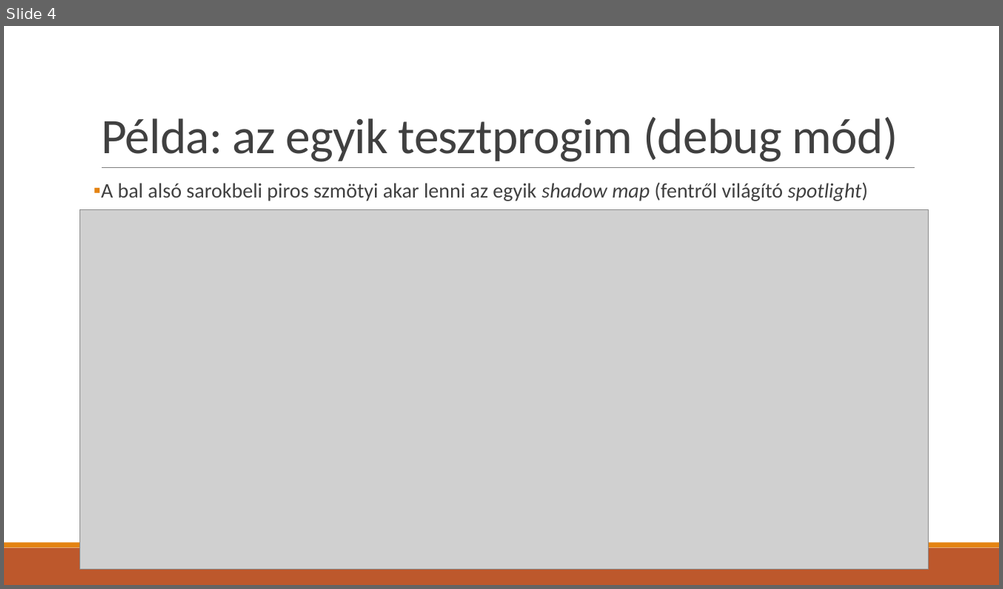
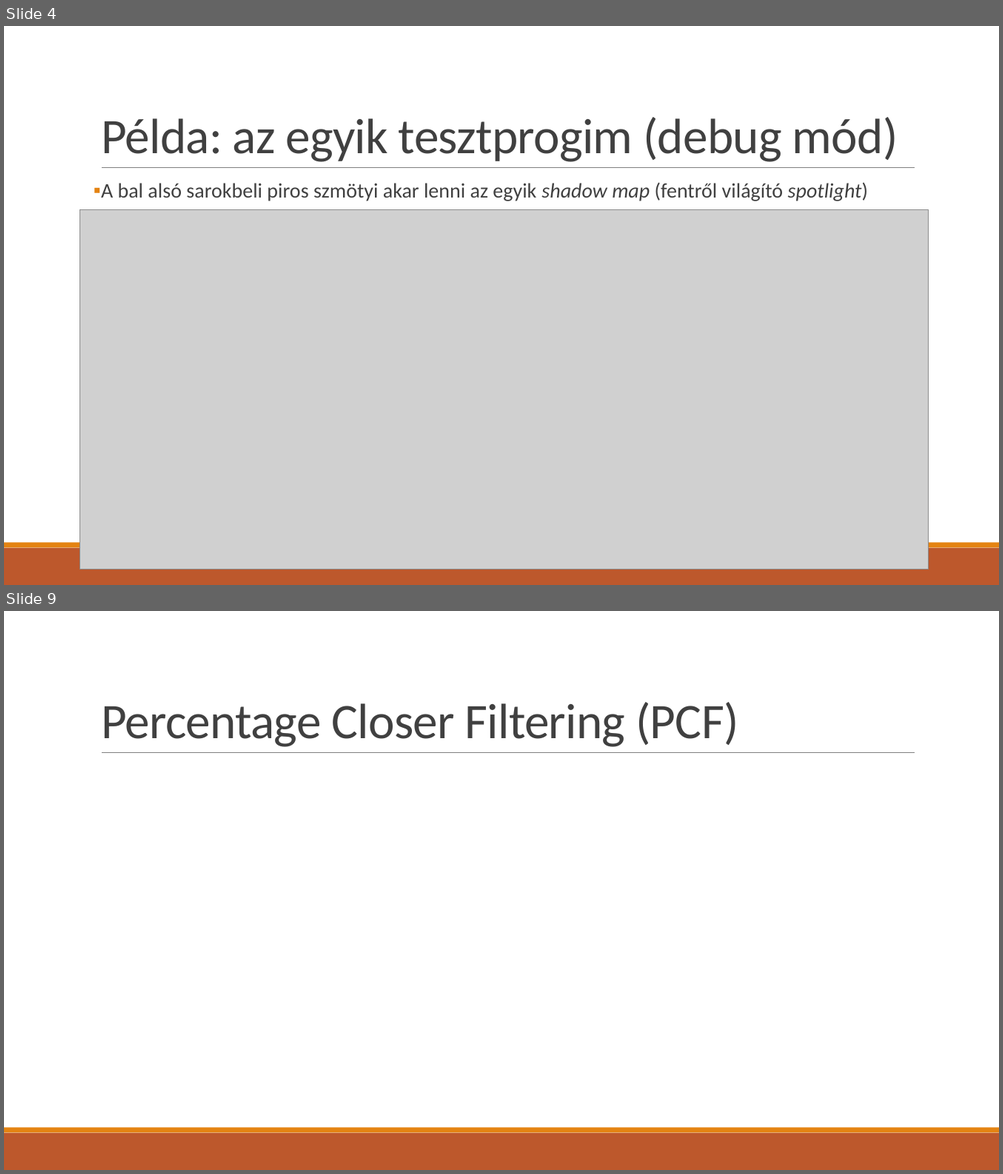
Before and after one commit to asylum2010/Asylum-s-ELTE-Exercises, a slide deck: GFX_EA_02.pptx. Shown one above the other, each under a label of ours: slide 4 before the commit, slides 4 and 9 after it; the slides between them are not shown. The pictures are 1003x589 and 1003x1174 pixels, drawn with LibreOffice and Linux fonts; fonts in the diff are those of the drawing; grey boxes stand for pictures. Boxes give left, top, right and bottom in pixels: in the first picture for what was removed or moved away, otherwise in the second. Text is boxed around its words. In the diff, an @@ line names an element or a change of style, - is before the commit and + after.

```diff
--- a/GFX_EA_02.pptx
+++ b/GFX_EA_02.pptx
@@ slide 9 added at box(4, 611, 999, 1170), background #FFFFFF; not listed: 3 template elements that a slide beside it also shows @@
@@ title added at box(101, 702, 738, 747), 48 pt, text #404040 @@
+Percentage Closer Filtering (PCF)
```
Also in this commit, not shown: 1 slide changed, 5 other slides added, 1 slide removed, 1 other file.
